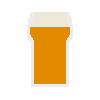
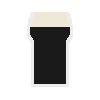
Layer changes from the first 100 x 100 image to the second:
painted on "Beer" over [left=30, top=27, right=70, bottom=84]
